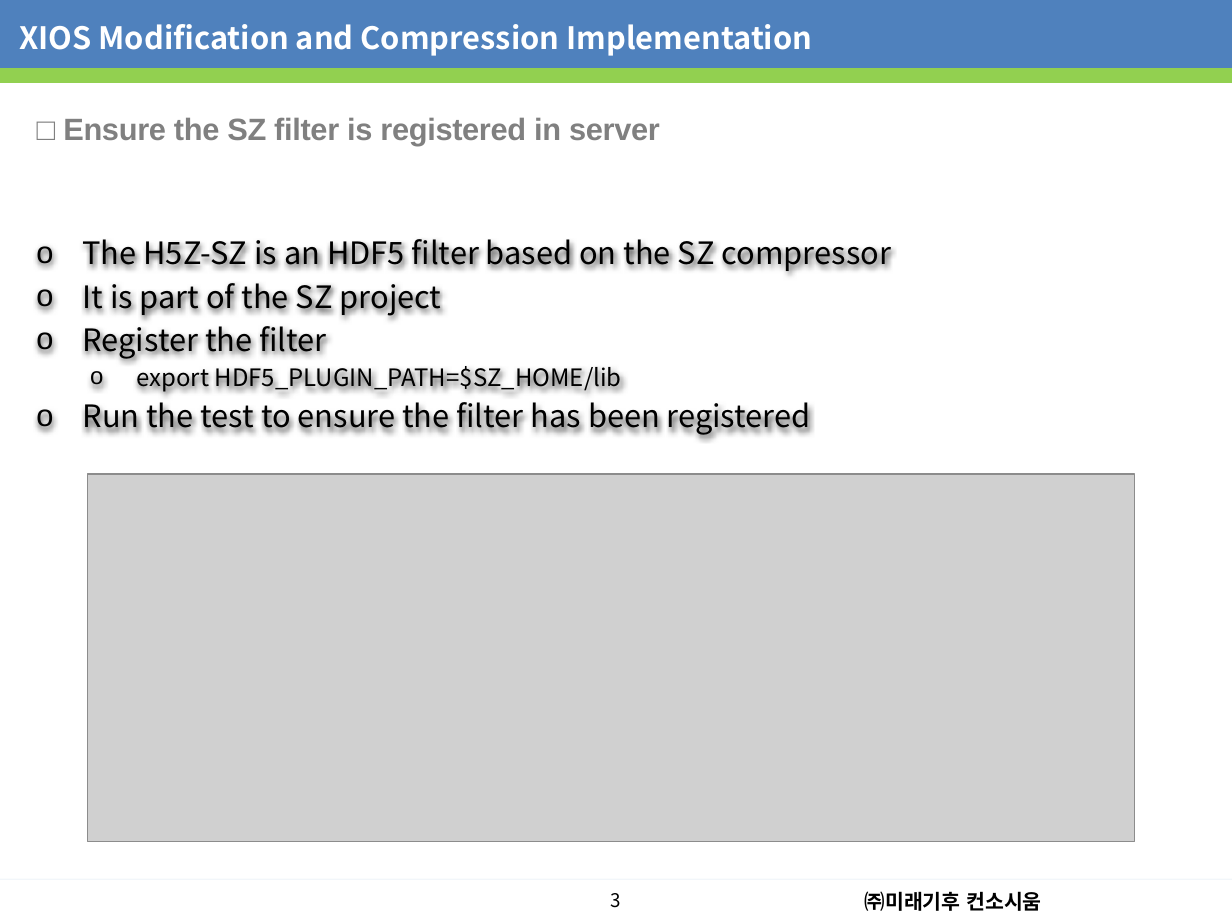
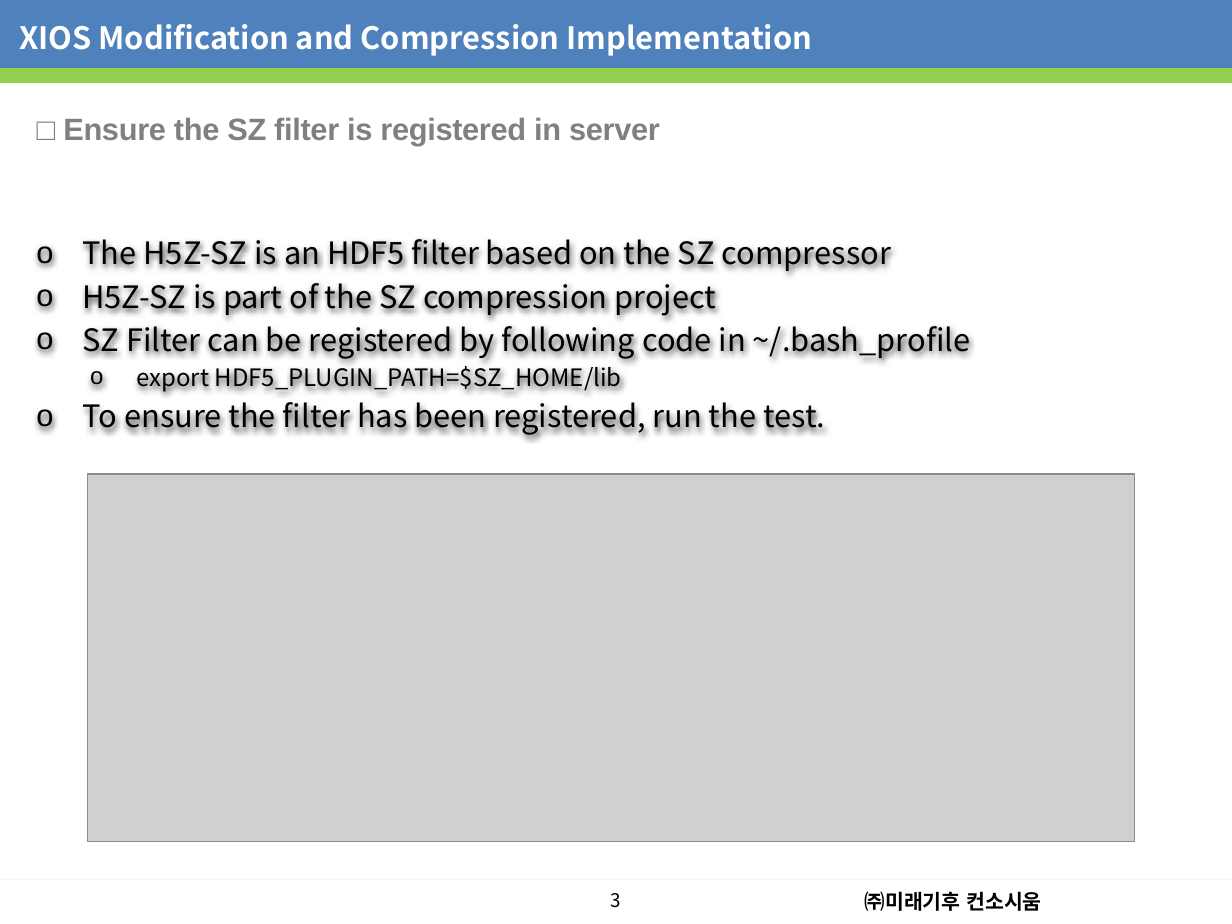
Before and after one commit to dhanifudin/presentation, a slide deck: slide 4 of seminar/Seminar20230725.pptx. Drawn at 1232x924 pixels with LibreOffice and Linux fonts; fonts in the diff are those of the drawing; grey boxes stand for pictures; background and template pictures are left out. Boxes give left, top, right and bottom in pixels: in the first picture for what was removed or moved away, otherwise in the second. Text is boxed around its words. In the diff, an @@ line names an element or a change of style, - is before the commit and + after.

```diff
--- a/seminar/Seminar20230725.pptx
+++ b/seminar/Seminar20230725.pptx
@@ text in rectangle at <box>83,283,971,359</box>: text changed @@
-  o It is part of the SZ project
-  o Register the filter
+  o H5Z-SZ is part of the SZ compression project
+  o SZ Filter can be registered by following code in ~/.bash_profile
@@ text in rectangle at <box>83,396,825,436</box>: text changed @@
-  o Run the test to ensure the filter has been registered
+  o To ensure the filter has been registered, run the test.
```
Also in this commit, not shown: 13 other slides changed.
